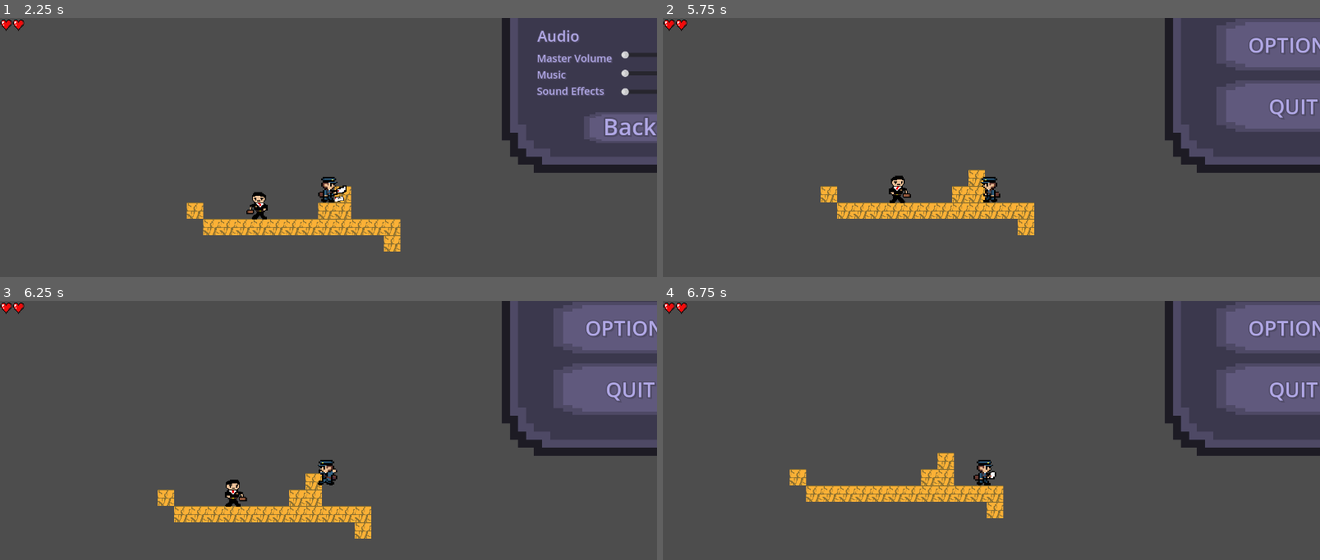
Above: before the commit, frames 1-4 (two rows, left to right).
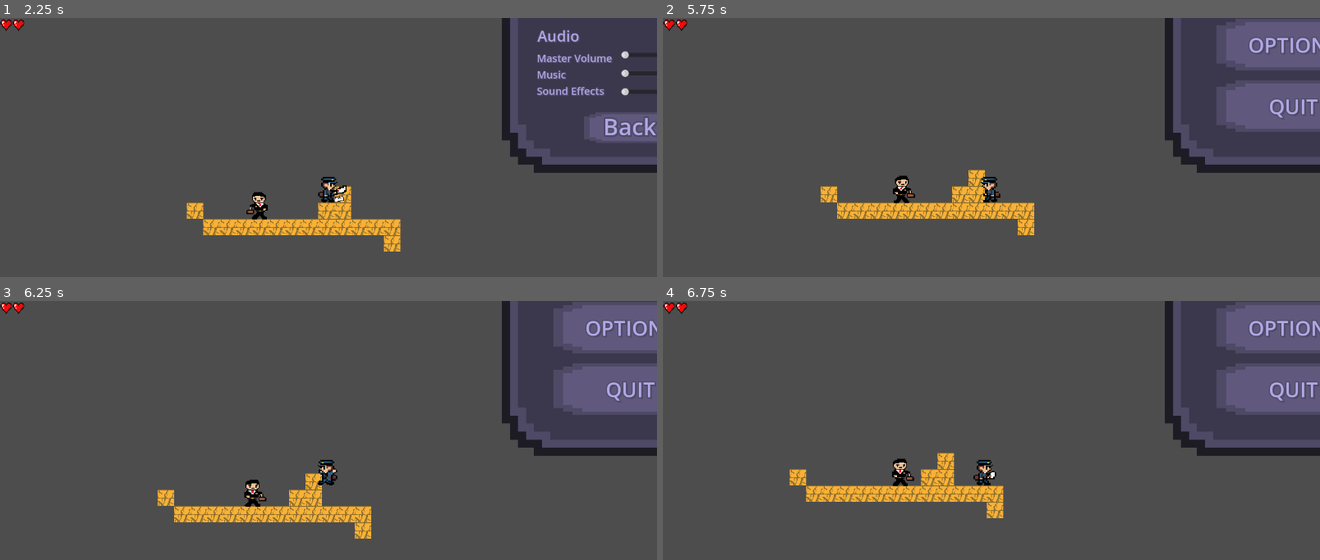
Above: after the commit, the same moments.

Repository: Suukhii/Delivery-through-time
Game: Godot game, scene res://scenes/city.tscn
Same seed, same stepped clock (60 frames per second), same inputs: the game is played once before the commit and once after it. This scene is started directly instead of the project's main scene.
Inputs (mouse positions are in pixels of both pictures, inside the frame that each line leads up to):
- Up to frame 1 (2.25 s): hold Right (move_right) 0.53-1.25 s; hold K (shoot_player_projectile) 0.53-1.25 s; tap Space (jump) at 0.77 s; click (637, 38) at 1.25 s; click "OPTIONS" at 2 s
- Up to frame 2 (5.75 s): click "Back" at 2.75 s; hold Right (move_right) 3.53-4.28 s; tap K (shoot_player_projectile) at 3.6, 5.1 s; tap Space (jump) at 3.77, 5.27 s; hold K (shoot_player_projectile) 4.28-5.03 s; hold Left (move_left) from 4.28 s (still down)
- Up to frame 3 (6.25 s): keep holding Left (move_left); hold K (shoot_player_projectile) from 5.78 s (still down); tap Space (jump) at 6.02 s
- Up to frame 4 (6.75 s): release Left (move_left) at 6.53 s; release K (shoot_player_projectile) at 6.53 s; hold Right (move_right) from 6.53 s (still down); tap K (shoot_player_projectile) at 6.6 s

Frame 1 is identical in both runs. In frame 2, 0.2% of the frame differs, in the area x 34-39%, y 60-72%; in frame 3, 0.4%, in the area x 34-41%, y 68-80%; in frame 4, 0.2%.

Commit message:
fixe projectile

Diff:
--- a/scenes/city.tscn
+++ b/scenes/city.tscn
@@ -15,7 +15,7 @@
 
 [sub_resource type="TileSet" id="TileSet_rqxma"]
 tile_size = Vector2i(32, 32)
-physics_layer_0/collision_layer = 1
+physics_layer_0/collision_layer = 3
 sources/2 = SubResource("TileSetAtlasSource_58ubr")
 
 [node name="City" type="Node2D"]
